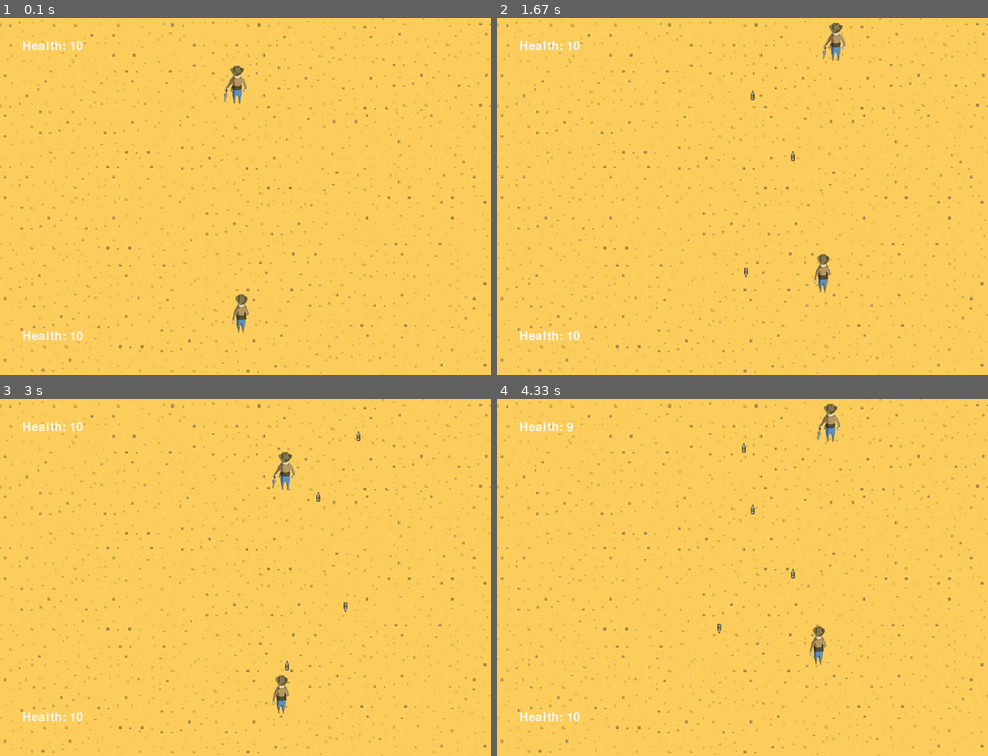
Above: before the commit, frames 1-4 (two rows, left to right).
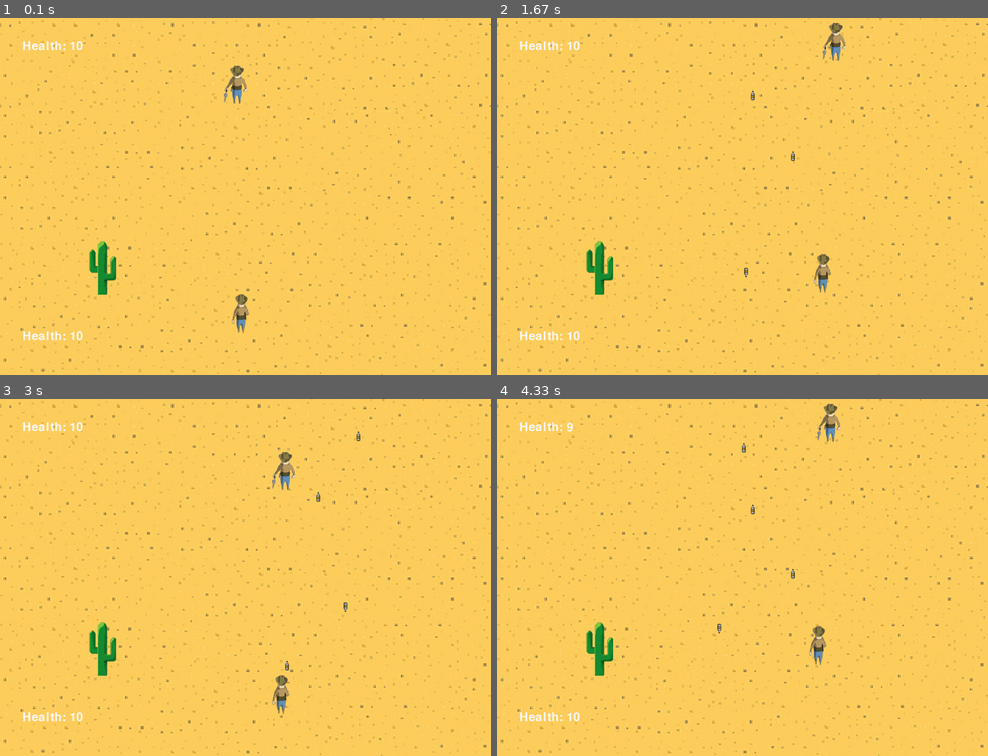
Above: after the commit, the same moments.

Repository: Ivailo2707/Pygame_Project_Cowboy
Game: pygame game, started from main.py
Two runs of this game, one before a commit and one after it. Both use one fixed random seed, a clock stepped at 60 frames per second and the inputs below.
Inputs:
- Up to frame 1 (0.1 s): no input
- Up to frame 2 (1.67 s): tap Ctrl at 0.33, 0.73, 1.03, 1.23, 1.57 s; hold Right 0.67-1.13 s; hold D 0.67-1.13 s; tap Right Ctrl at 0.82 s; hold Up 1.17-1.47 s; hold W 1.17-1.47 s; hold Right from 1.5 s (still down); hold D from 1.5 s (still down)
- Up to frame 3 (3 s): tap Ctrl at 1.87, 2.07, 2.37, 2.63, 2.97 s; release Right at 1.97 s; release D at 1.97 s; hold Left 2-2.53 s; hold A 2-2.53 s; tap Right Ctrl at 2.15 s; hold Down 2.57-2.87 s; hold S 2.57-2.87 s; hold Left from 2.9 s (still down); hold A from 2.9 s (still down)
- Up to frame 4 (4.33 s): tap Ctrl at 3.27, 3.4, 3.8, 4.1 s; release Left at 3.3 s; release A at 3.3 s; hold Up 3.33-3.7 s; hold W 3.33-3.7 s; tap Right Ctrl at 3.48 s; hold Right from 3.73 s (still down); hold D from 3.73 s (still down)

The runs differ from the first frame. In frame 1, 0.5% of the frame differs, in the area x 18-24%, y 62-78%; in frame 2, 0.5%; in frame 3, 0.5%; in frame 4, 0.5%.

Commit message:
Working on cactus cover
Направих му draw метода и по-специален colision. Когато играча се colide-не с кактуса може да мине през него, но му бие damage защото иначе става basic и досадно

Diff:
--- /dev/null
+++ b/Cactus_cover.py
@@ -0,0 +1,29 @@
+import pygame
+
+class Cactus_Cover:
+    def __init__(self, x, y, height, width, image):
+        self._x = x
+        self._y = y
+        self._height = height
+        self._width = width
+        self._health = 5
+        self._cactus_image = image
+
+    def draw(self, window):
+        obstacle_image = pygame.transform.scale(self._cactus_image, (self._width, self._height))
+        window.blit(obstacle_image ,(self._x, self._y, self._width, self._height))
+
+    def get_x(self):
+        return self._x
+
+    def get_y(self):
+        return self._y
+
+    def get_height(self):
+        return self._height
+
+    def get_width(self):
+        return self._width
+
+    def get_obstacle_rect(self):
+        return pygame.Rect(self._x, self._y, self._width, self._height)
--- a/Game_Controller.py
+++ b/Game_Controller.py
@@ -2,6 +2,7 @@
 import os
 from Player1 import Player1
 from Player2 import Player2
+from Cactus_cover import Cactus_Cover
 
 pygame.font.init()
 
@@ -21,11 +22,13 @@
         self._BULLET_1_IMAGE = pygame.transform.rotate(pygame.image.load(os.path.join('Assets', 'bullet.png')), 180)
         self._BULLET_2_IMAGE = pygame.image.load(os.path.join('Assets', 'bullet.png'))
         self._P1_HIT = pygame.USEREVENT + 1
-        self._P2_HIT = pygame.USEREVENT + 2
+        self._P1_CACTUS = pygame.USEREVENT + 2
+        self._P2_HIT = pygame.USEREVENT + 3
         self._P1_UPDATED_HEALTH = 10
         self._P2_UPDATED_HEALTH = 10
         self._winner_font = pygame.font.SysFont('comicsans', 100)
         self._caput_m = (35, 15, 13) #yes, this is an actual color lol
+        self._cover_1 = Cactus_Cover(WIDTH - 900, HEIGHT - 300, 65, 50, PLAYER_1_IMAGE)
 
     def handle_bullets(self):
         for bullet in self._P1_bullets:
@@ -44,6 +47,9 @@
             elif bullet.y > HEIGHT:
                 self._P2_bullets.remove(bullet)
 
+    def handle_cactus_colissions(self):
+        if self._P1.get_rect().colliderect(self._cover_1.get_obstacle_rect()):
+            pygame.event.post(pygame.event.Event(self._P1_CACTUS))
 
     def draw_bullets(self, window):
         bullet_width = 15
@@ -87,6 +93,9 @@
             if event.type == self._P2_HIT:
                 self._P2_UPDATED_HEALTH = self._P2.take_normal_damage()
 
+            if event.type == self._P1_CACTUS:
+                self._P1_UPDATED_HEALTH = self._P1.take_colission_with_cactus_damage()
+
             if event.type == self._P1_HIT:
                 self._P1_UPDATED_HEALTH = self._P1.take_normal_damage()
 
@@ -101,6 +110,7 @@
             self.draw_winner(winner_text, window)
             pygame.quit()
 
+        self.handle_cactus_colissions()
         self.handle_bullets()
 
     def get_1_curr_health(self):
--- a/Player1.py
+++ b/Player1.py
@@ -52,9 +52,14 @@
         self._health -= 1
         return self._health
 
+    def take_colission_with_cactus_damage(self):
+        self._health -= 0.01
+        return self._health
+
 
     def draw_health(self, window, curr_health):
-        p1_health_text = self._health_font.render("Health: " + str(curr_health), 1, self._white)
+        p1_health_tounded = round(curr_health, 2)
+        p1_health_text = self._health_font.render("Health: " + str(p1_health_tounded), 1, self._white)
         window.blit(p1_health_text, (50, 700))
 
     def get_health(self):
--- a/main.py
+++ b/main.py
@@ -3,6 +3,8 @@
 from Player1 import Player1
 from Player2 import Player2
 from Game_Controller import Game_Controller
+from Cactus_cover import Cactus_Cover
+
 
 pygame.font.init()
 
@@ -12,11 +14,12 @@
 
 PLAYER_1_IMAGE = pygame.image.load(os.path.join('Assets', 'Player_1.png'))
 PLAYER_2_IMAGE = pygame.image.load(os.path.join('Assets', 'Player_2.png'))
-
+CACTUS_IMAGE = pygame.image.load(os.path.join('Assets', 'cactus.png'))
 
 P1 = Player1(WIDTH/2 - 60, 600, 100, 130, PLAYER_1_IMAGE)
 P2 = Player2(WIDTH/2 - 60, 100, 80, 100, PLAYER_2_IMAGE)
 GaCtrl = Game_Controller()
+SIDE_1_COVER_1 = Cactus_Cover(WIDTH - 900, HEIGHT - 300, 120, 60, CACTUS_IMAGE)
 
 DESERT = pygame.transform.scale(pygame.image.load(os.path.join('Assets', 'Desert.png')), (WIDTH, HEIGHT))
 
@@ -26,6 +29,7 @@
     P2.draw_health(WIN, GaCtrl.get_2_curr_health())
     P1.draw(WIN)
     P2.draw(WIN)
+    SIDE_1_COVER_1.draw(WIN)
     GaCtrl.draw_bullets(WIN)
     pygame.display.update()
 
Binary file added: Assets/cactus.png
